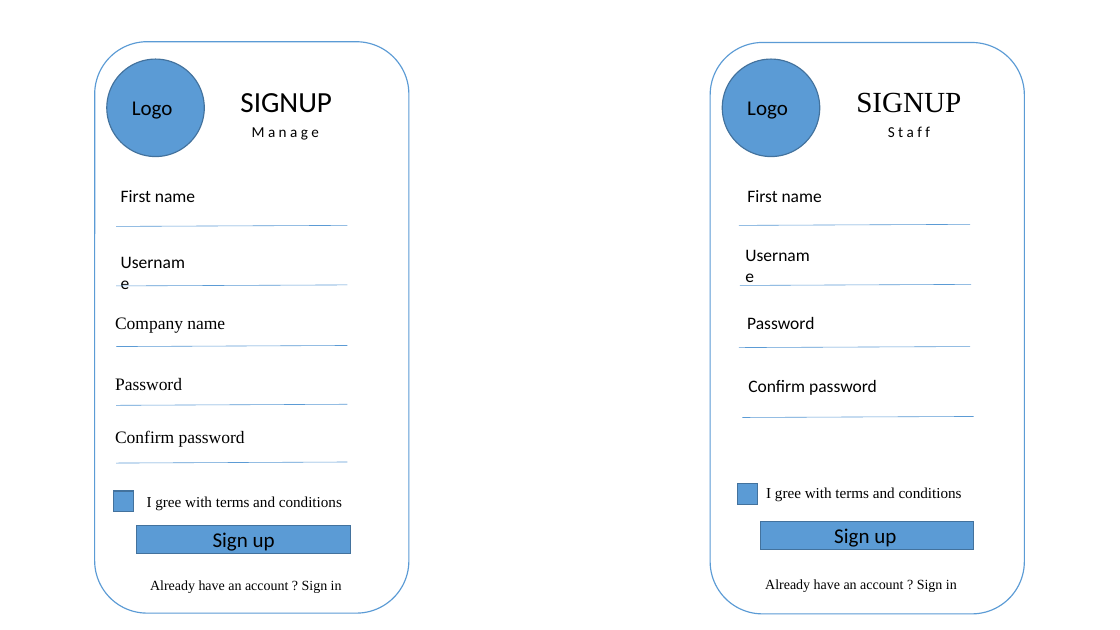
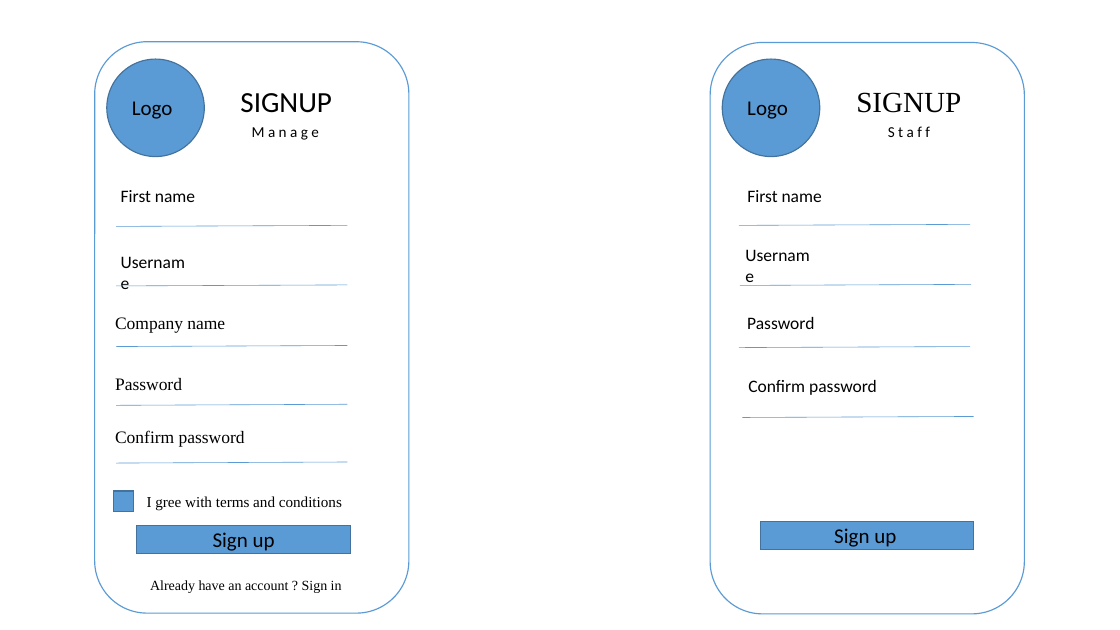
Before and after one commit to hanhlt99/Shima---Shift-Manager, a slide deck: slide 1 of UI/Design Signup.pptx. Drawn at 1120x630 pixels with LibreOffice and Linux fonts; fonts in the diff are those of the drawing. Boxes give left, top, right and bottom in pixels: in the first picture for what was removed or moved away, otherwise in the second. Text is boxed around its words. In the diff, an @@ line names an element or a change of style, - is before the commit and + after.

```diff
--- a/UI/Design Signup.pptx
+++ b/UI/Design Signup.pptx
@@ rectangle removed at [738,484,759,505] @@
@@ text removed at [766,487,962,502] @@
-I gree with terms and conditions
@@ text removed at [765,579,957,592] @@
-Already have an account ? Sign in
```
